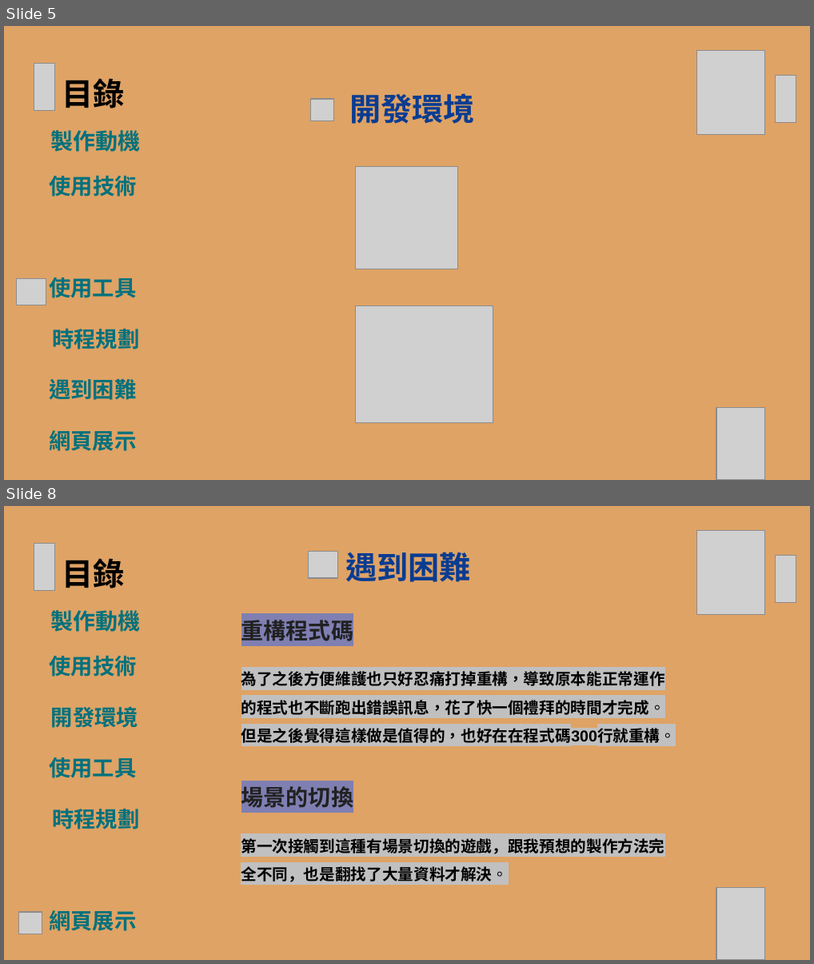
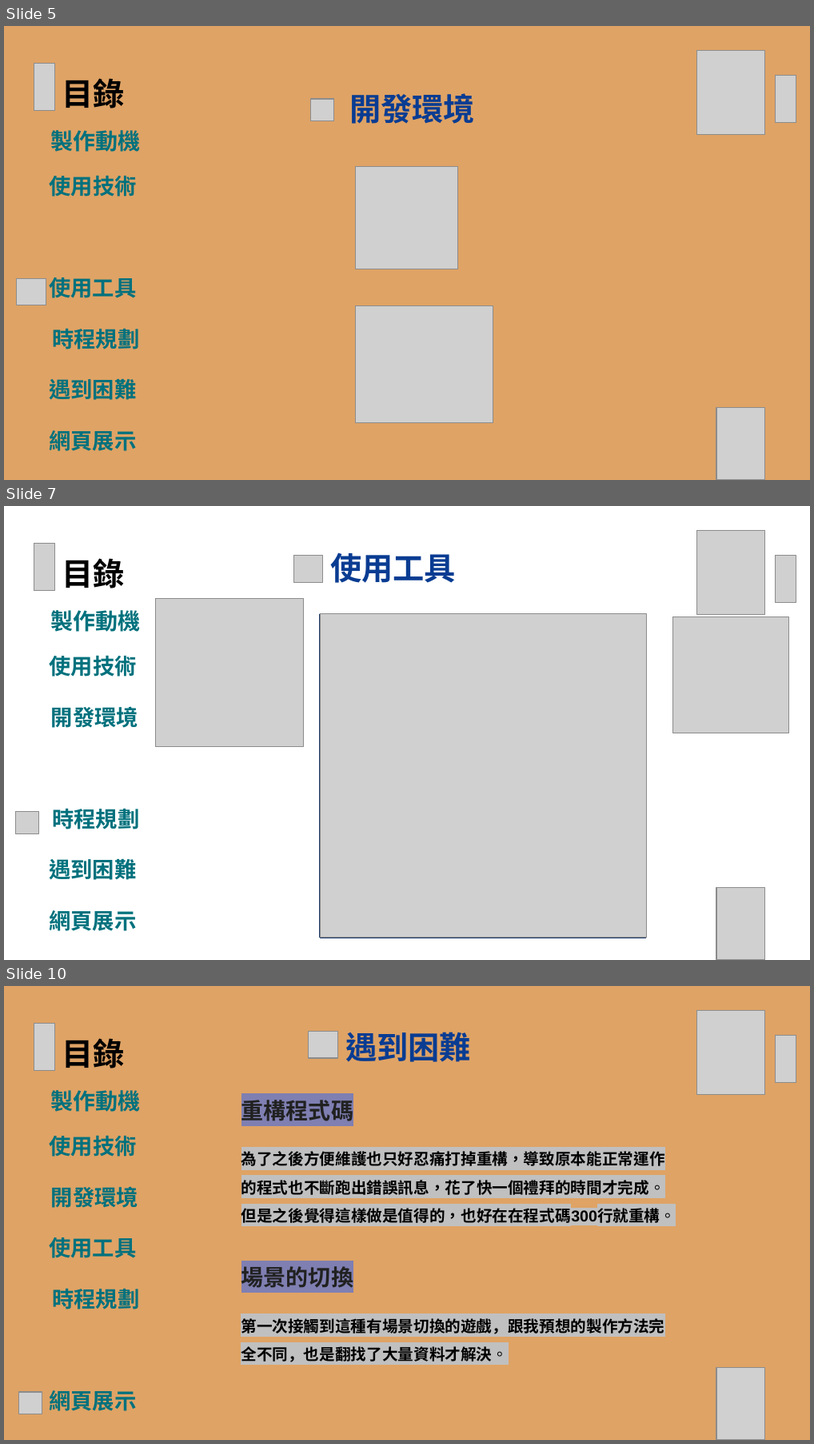
Before and after one commit to wsadtref95/aaa, a slide deck: 資展國際 小專 張祐銜.pptx. Shown one above the other, each under a label of ours: slides 5 and 8 before the commit, slides 5, 7 and 10 after it; the slides between them are not shown. The pictures are 814x964 and 814x1444 pixels, drawn with LibreOffice and Linux fonts; fonts in the diff are those of the drawing; grey boxes stand for pictures; background and template pictures are left out. Boxes give left, top, right and bottom in pixels: in the first picture for what was removed or moved away, otherwise in the second. Text is boxed around its words. In the diff, an @@ line names an element or a change of style, - is before the commit and + after.

```diff
--- a/資展國際 小專 張祐銜.pptx
+++ b/資展國際 小專 張祐銜.pptx
@@ slide 7 added at box(4, 506, 810, 960), background #FFFFFF @@
@@ picture added at box(34, 543, 55, 590) @@
@@ title added at box(330, 552, 456, 583), 28 pt, text #093C92, bold @@
+使用工具
@@ picture added at box(698, 530, 766, 615) @@
@@ text added at box(62, 558, 124, 588), 28 pt, text #000000, bold @@
+目錄
@@ picture added at box(294, 555, 322, 582) @@
@@ picture added at box(775, 555, 796, 602) @@
@@ picture added at box(156, 598, 304, 746) @@
@@ text added at box(51, 610, 141, 632), 20 pt, text #00717D, bold @@
+製作動機
@@ rectangle added at box(320, 615, 646, 937), fill #BFBFBF, outline #1D3A6B 2 pt @@
@@ picture added at box(320, 614, 646, 936) @@
@@ picture added at box(674, 617, 790, 733) @@
@@ text added at box(49, 655, 136, 676), 19.5 pt, text #00717D, bold @@
+使用技術
@@ text added at box(51, 706, 138, 728), 19.5 pt, text #00717D, bold @@
+開發環境
@@ picture added at box(15, 812, 38, 834) @@
@@ text added at box(52, 808, 139, 829), 19.5 pt, text #00717D, bold @@
+時程規劃
@@ text added at box(49, 859, 136, 880), 19.5 pt, text #00717D, bold @@
+遇到困難
@@ picture added at box(717, 888, 766, 960) @@
@@ text added at box(49, 910, 136, 931), 19.5 pt, text #00717D, bold @@
+網頁展示
@@ what was slide 8 is now slide 10 @@
```
Also in this commit, not shown: 3 slides changed, 1 other slide added, 1 other file.
